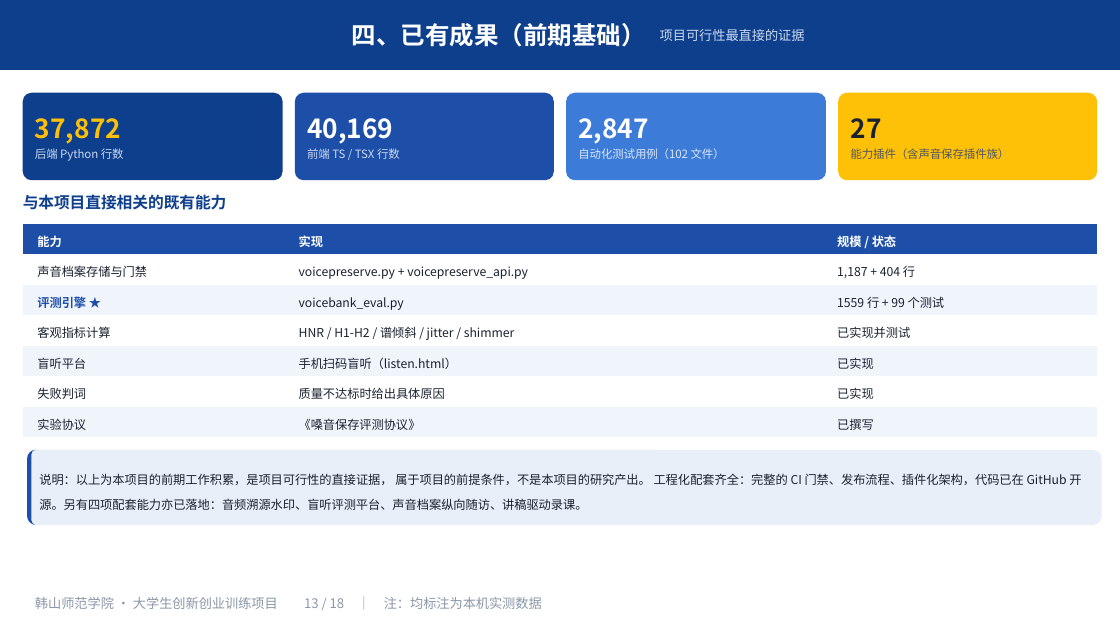
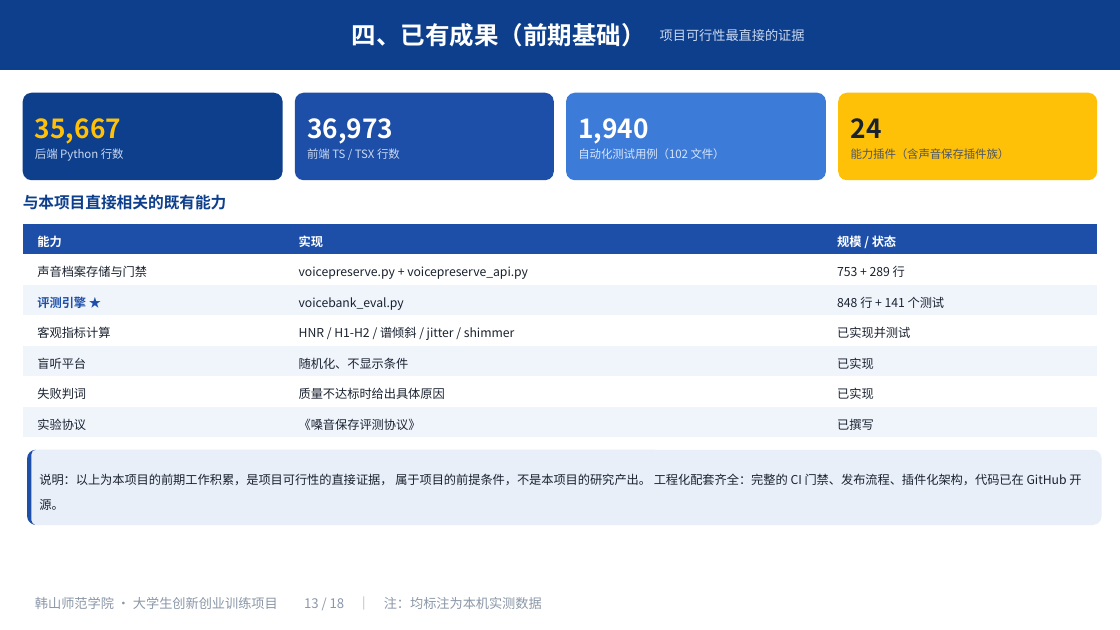
Before and after one commit to mouxu66/voice-morph, a slide deck: slide 14 of docs/大创申报-2026-10/大创申报PPT.pptx. Drawn at 1120x630 pixels with LibreOffice and Linux fonts; fonts in the diff are those of the drawing. Boxes give left, top, right and bottom in pixels: in the first picture for what was removed or moved away, otherwise in the second. Text is boxed around its words. In the diff, an @@ line names an element or a change of style, - is before the commit and + after.

```diff
--- a/docs/大创申报-2026-10/大创申报PPT.pptx
+++ b/docs/大创申报-2026-10/大创申报PPT.pptx
@@ text at [35, 118, 121, 144]: text changed @@
-37,872
+35,667
@@ text at [307, 118, 393, 144]: text changed @@
-40,169
+36,973
@@ text at [578, 118, 649, 144]: text changed @@
-2,847
+1,940
@@ text at [851, 118, 882, 138]: text changed @@
-27
+24
@@ table at [23, 224, 1097, 438] @@
-row 2, column 3: 1,187 + 404 行
+row 2, column 3: 753 + 289 行
-row 3, column 3: 1559 行 + 99 个测试
+row 3, column 3: 848 行 + 141 个测试
-row 5, column 2: 手机扫码盲听（listen.html）
+row 5, column 2: 随机化、不显示条件
@@ text at [39, 473, 1081, 510]: text changed @@
-说明：以上为本项目的前期工作积累，是项目可行性的直接证据， 属于项目的前提条件，不是本项目的研究产出。 工程化配套齐全：完整的 CI 门禁、发布流程、插件化架构，代码已在 GitHub 开源。另有四项配套能力亦已落地：音频溯源水印、盲听评测平台、声音档案纵向随访、讲稿驱动录课。
+说明：以上为本项目的前期工作积累，是项目可行性的直接证据， 属于项目的前提条件，不是本项目的研究产出。 工程化配套齐全：完整的 CI 门禁、发布流程、插件化架构，代码已在 GitHub 开源。
```
Also in this commit, not shown: 5 other slides changed, 1 other file.
